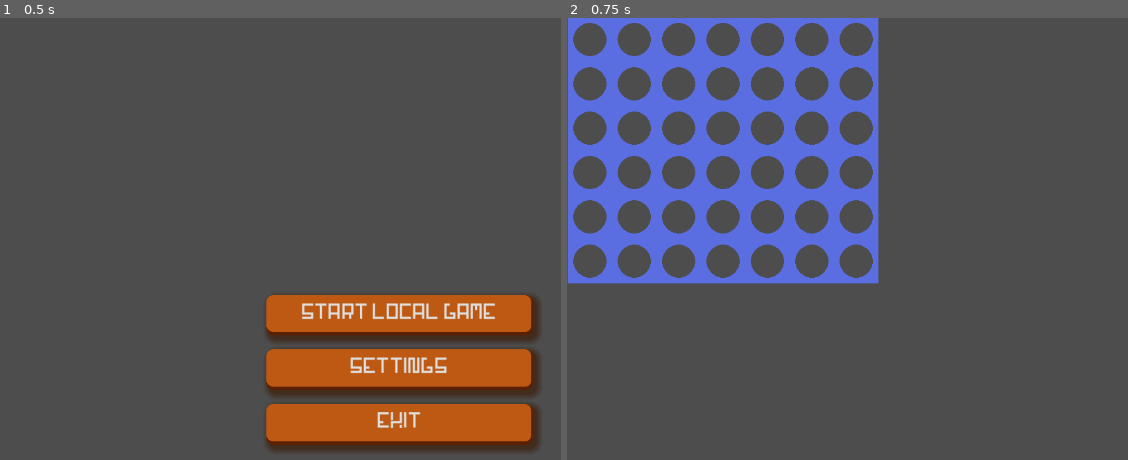
Above: before the commit, frames 1-2 (left to right).
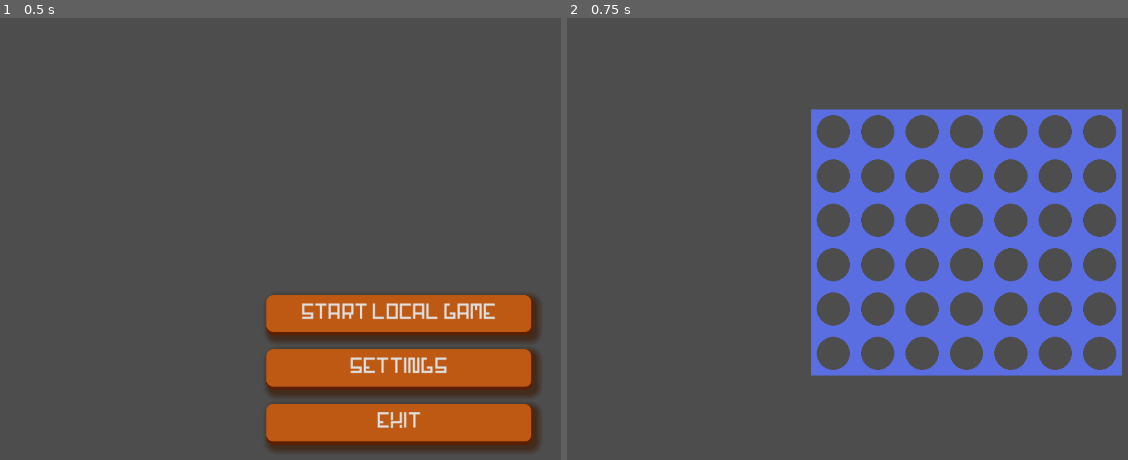
Above: after the commit, the same moments.

Repository: BenSidiAlessio/Connect4
Game: Godot game, scene res://Scenes/game_manager.tscn
Two runs of this game, one before a commit and one after it. Both use one fixed random seed, a clock stepped at 60 frames per second and the inputs below.
Inputs:
- Up to frame 1 (0.5 s): no input
- Up to frame 2 (0.75 s): click "START LOCAL GAME" at 0.5 s

Frame 1 is identical in both runs. In frame 2, 36% of the frame differs, in the area x 0-99%, y 0-81%.

Commit message:
Boardgame centered and instanciated the cells in the container

Diff:
--- a/Scenes/BoardGame/game_board_manager.gd
+++ b/Scenes/BoardGame/game_board_manager.gd
@@ -6,9 +6,11 @@
 var cellPixels : int = 64
 var board_data : Dictionary = {}
 var cell_scene = load("res://Scenes/BoardGame/cell.tscn");
+@onready var board_container : CenterContainer
+
 # Called when the node enters the scene tree for the first time.
 func _ready() -> void:
-
+	board_container = $Control/BoardContainer
 	for x in board_width:
 		for y in board_height:
 			var xPosition = x * cellPixels + offSetPosition
@@ -29,5 +31,5 @@
 func set_cell(coords: Vector2i):
 	var instance = cell_scene.instantiate()
 	instance.position = coords
-	add_child(instance)
+	board_container.add_child(instance)
 	return instance
--- a/Scenes/BoardGame/game_board_manager.tscn
+++ b/Scenes/BoardGame/game_board_manager.tscn
@@ -6,4 +6,29 @@
 script = ExtResource("1_dk1i4")
 
 [node name="Camera2D" type="Camera2D" parent="."]
-position = Vector2(575, 325)
+scale = Vector2(5, 5)
+anchor_mode = 0
+
+[node name="Control" type="Control" parent="."]
+layout_mode = 3
+anchors_preset = 15
+anchor_right = 1.0
+anchor_bottom = 1.0
+offset_right = 1152.0
+offset_bottom = 648.0
+grow_horizontal = 2
+grow_vertical = 2
+
+[node name="BoardContainer" type="CenterContainer" parent="Control"]
+layout_mode = 1
+anchors_preset = 8
+anchor_left = 0.5
+anchor_top = 0.5
+anchor_right = 0.5
+anchor_bottom = 0.5
+offset_left = -224.0
+offset_top = -192.0
+offset_right = 224.0
+offset_bottom = 192.0
+grow_horizontal = 2
+grow_vertical = 2
